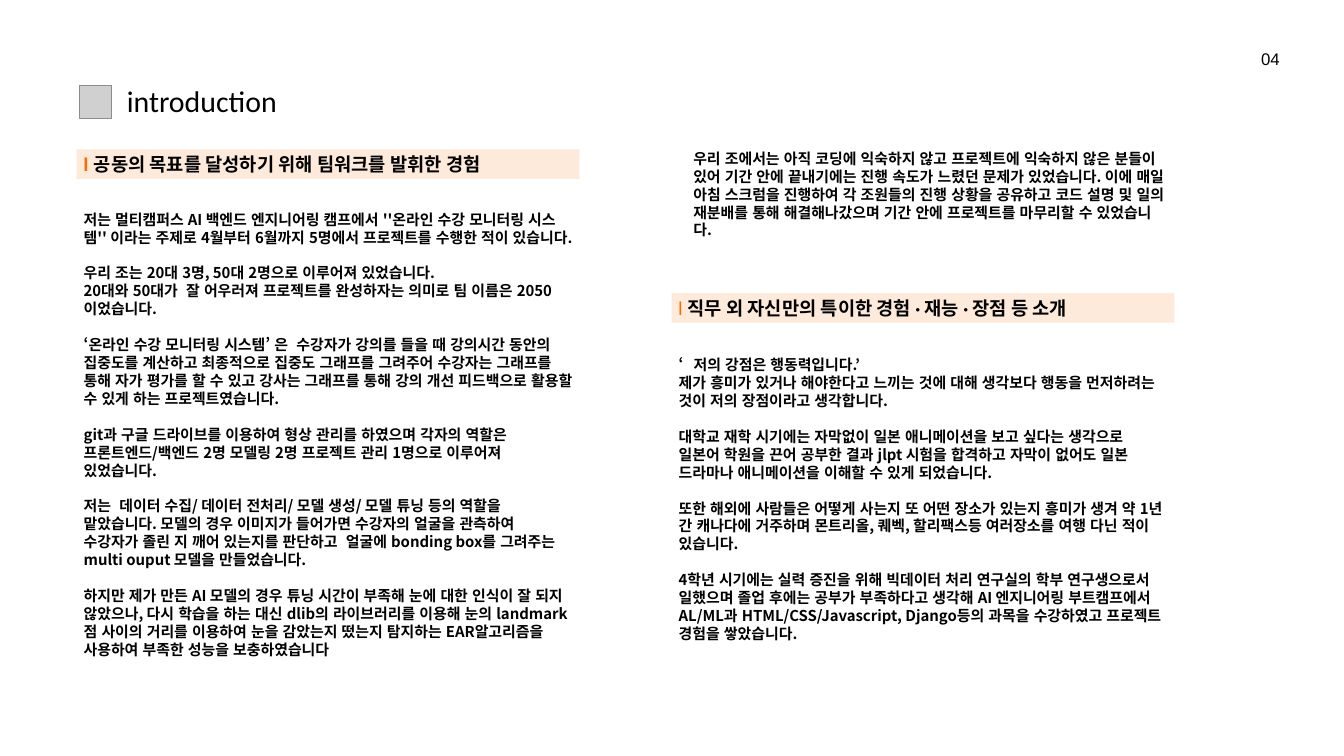
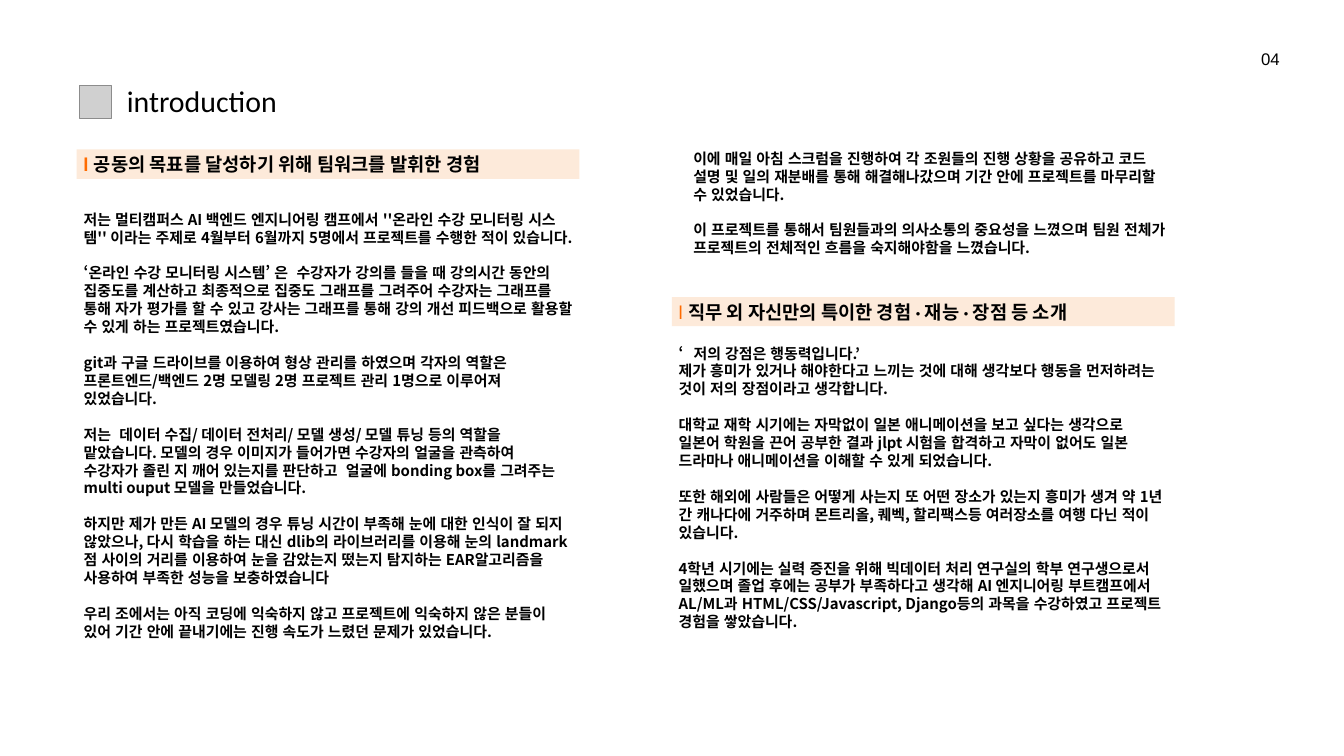
Before and after one commit to looloo404/portfolio, a slide deck: slide 6 of (fasoo)강지윤_프토플리오_멀티캠퍼스.pptx. Drawn at 1344x756 pixels with LibreOffice and Linux fonts; fonts in the diff are those of the drawing; grey boxes stand for pictures; background and template pictures are left out. Boxes give left, top, right and bottom in pixels: in the first picture for what was removed or moved away, otherwise in the second. Text is boxed around its words. In the diff, an @@ line names an element or a change of style, - is before the commit and + after.

```diff
--- a/(fasoo)강지윤_프토플리오_멀티캠퍼스.pptx
+++ b/(fasoo)강지윤_프토플리오_멀티캠퍼스.pptx
@@ text at [693,149,1165,255]: text changed @@
-우리 조에서는 아직 코딩에 익숙하지 않고 프로젝트에 익숙하지 않은 분들이 있어 기간 안에 끝내기에는 진행 속도가 느렸던 문제가 있었습니다. 이에 매일 아침 스크럼을 진행하여 각 조원들의 진행 상황을 공유하고 코드 설명 및 일의 재분배를 통해 해결해나갔으며 기간 안에 프로젝트를 마무리할 수 있었습니다.
+이에 매일 아침 스크럼을 진행하여 각 조원들의 진행 상황을 공유하고 코드 설명 및 일의 재분배를 통해 해결해나갔으며 기간 안에 프로젝트를 마무리할 수 있었습니다.
+이 프로젝트를 통해서 팀원들과의 의사소통의 중요성을 느꼈으며 팀원 전체가 프로젝트의 전체적인 흐름을 숙지해야함을 느꼈습니다.
@@ text at [84,265,512,302]: paragraphs removed @@
-우리 조는 20대 3명, 50대 2명으로 이루어져 있었습니다.
-20대와 50대가 잘 어우러져 프로젝트를 완성하자는 의미로 팀 이름은 2050이었습니다.
@@ rectangle "l 직무 외 자신만의 특이한 ...": place and size @@
-rectangle "l 직무 외 자신만의 특이한 ..." at [672,293,1175,323]
+rectangle "l 직무 외 자신만의 특이한 ..." at [672,297,1175,326]
@@ text "‘저의 강점은 행동력입니다.’": place and size @@
-text "‘저의 강점은 행동력입니다.’" at [679,357,1163,641]
+text "‘저의 강점은 행동력입니다.’" at [679,346,1163,629]
@@ text at [84,606,546,639]: paragraph added @@
+우리 조에서는 아직 코딩에 익숙하지 않고 프로젝트에 익숙하지 않은 분들이 있어 기간 안에 끝내기에는 진행 속도가 느렸던 문제가 있었습니다.
```
Also in this commit, not shown: 4 other slides changed, 1 other file.
